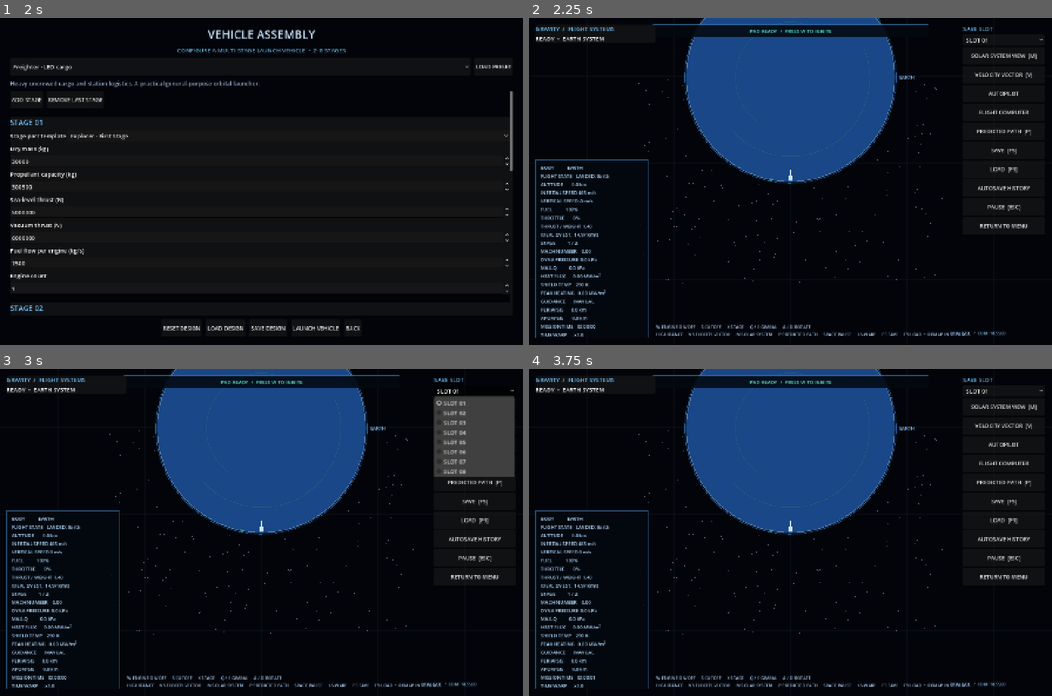
Above: before the commit, frames 1-4 (two rows, left to right).
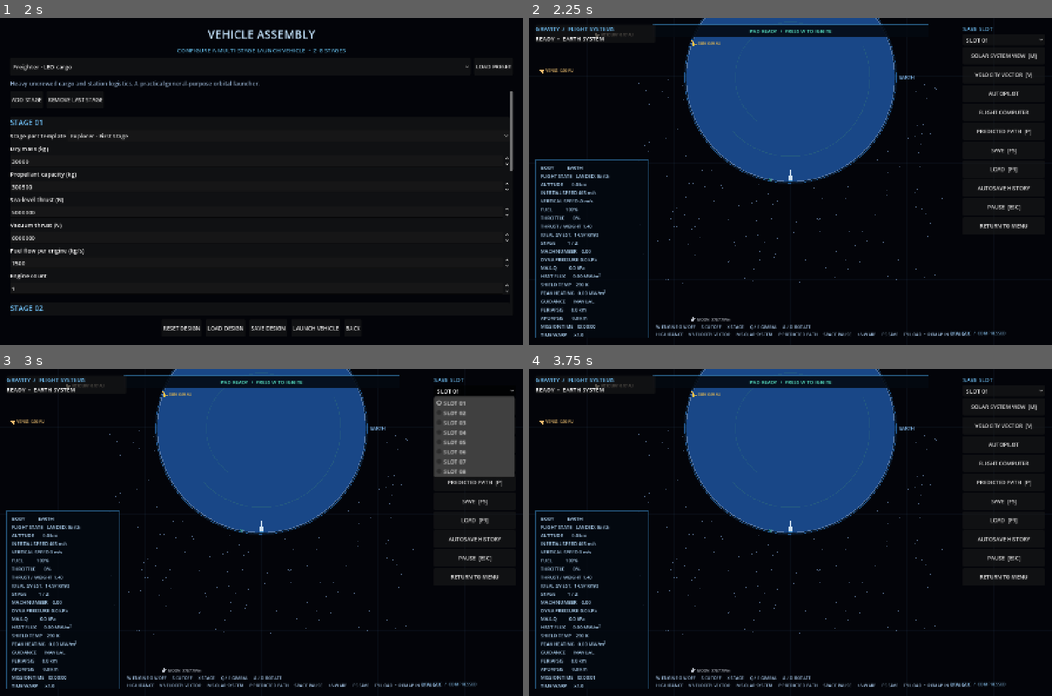
Above: after the commit, the same moments.

Repository: Blagos1195/Gravity-simulator
Game: Godot game, scene res://scenes/main.tscn
The game is run twice, just before and just after one commit, with the same random seed, the same clock (stepped at 60 frames per second) and the same inputs.
Inputs:
- Up to frame 1 (2 s): click "NEW GAME" at 0.5 s; click "CONTINUE TO ROCKET BUILDER" at 1.25 s
- Up to frame 2 (2.25 s): click "LAUNCH VEHICLE" at 2 s
- Up to frame 3 (3 s): click "SLOT 01" at 2.75 s
- Up to frame 4 (3.75 s): click "SOLAR SYSTEM VIEW [M]" at 3.5 s

Frame 1 is identical in both runs. In frame 2, 0.2% of the frame differs, in the area x 2-39%, y 4-93%; in frame 3, 0.2%; in frame 4, 0.2%.

Commit message:
Extend continuous camera zoom and add offscreen body indicators

Diff:
--- a/Gravity/scripts/simulation_view.gd
+++ b/Gravity/scripts/simulation_view.gd
@@ -1245,12 +1245,12 @@
 			if show_solar_system:
 				solar_map_zoom = minf(8.0, solar_map_zoom * 1.2)
 			else:
-				camera_zoom = minf(0.0025, camera_zoom * 1.2)
+				camera_zoom = minf(0.02, camera_zoom * 1.2)
 		elif event.button_index == MOUSE_BUTTON_WHEEL_DOWN:
 			if show_solar_system:
 				solar_map_zoom = maxf(0.25, solar_map_zoom / 1.2)
 			else:
-				camera_zoom = maxf(0.0000005, camera_zoom / 1.2)
+				camera_zoom = maxf(0.00000000002, camera_zoom / 1.2)
 
 func _draw_atmosphere(center: Vector2, planet_radius: float, atmosphere_height: float, atmosphere_color: Color) -> void:
 	if atmosphere_height <= 0.0:
@@ -1330,6 +1330,11 @@
 		_draw_solar_system(view_center)
 		_draw_hud()
 		return
+	if camera_zoom <= 0.0000000002:
+		_draw_full_system_zoom(view_center)
+		_draw_offscreen_body_indicators(view_center, altitude_visual_scale)
+		_draw_hud()
+		return
 
 	if show_grid:
 		_draw_grid(view_center)
@@ -1380,6 +1385,8 @@
 		if soi_pixels > destination_radius and soi_pixels < 1200.0:
 			draw_arc(destination_screen, soi_pixels, 0.0, TAU, 100, Color(0.35, 0.72, 1.0, 0.22), 1.0)
 
+	_draw_offscreen_body_indicators(rocket_screen, altitude_visual_scale)
+
 	if show_orbit:
 		_draw_orbit(rocket_screen, world_scale_factor)
 
@@ -1405,6 +1412,84 @@
 		draw_string(ThemeDB.fallback_font, velocity_end + Vector2(6, 0), "V", HORIZONTAL_ALIGNMENT_LEFT, -1, 12, Color(0.25, 0.9, 0.55))
 
 	_draw_hud()
+
+
+func _draw_full_system_zoom(view_center: Vector2) -> void:
+	var states: Dictionary = _ephemeris_states_at(sim_time)
+	var bodies: Array = states.get("bodies", [])
+	var scale := camera_zoom * _visual_scale()
+	var sun_position := Vector2.ZERO
+	for body_variant in bodies:
+		var body: Dictionary = body_variant
+		if str(body.get("name", "")) == "Sun":
+			sun_position = Vector2(body.get("position", Vector2.ZERO))
+			break
+	var sun_screen := view_center + (sun_position - rocket_position) * scale
+	for planet in PlanetarySystem.PLANETS:
+		var orbit_radius := float(planet.a) * PlanetarySystem.ASTRONOMICAL_UNIT * scale
+		if orbit_radius > 2.0 and orbit_radius < maxf(size.x, size.y) * 1.5:
+			draw_arc(sun_screen, orbit_radius, 0.0, TAU, 160, Color(0.28, 0.43, 0.58, 0.28), 1.0)
+	for body_variant in bodies:
+		var body: Dictionary = body_variant
+		var body_name := str(body.get("name", ""))
+		var body_position: Vector2 = Vector2(body.get("position", Vector2.ZERO))
+		var screen_position := view_center + (body_position - rocket_position) * scale
+		if screen_position.x < -24.0 or screen_position.x > size.x + 24.0 or screen_position.y < -24.0 or screen_position.y > size.y + 24.0:
+			continue
+		var body_radius := clampf(float(body.get("radius", 1.0)) * scale, 1.5, 9.0)
+		var body_color: Color
+		if body_name == "Sun":
+			body_color = PlanetarySystem.system_visual_color()
+			draw_circle(screen_position, body_radius + 5.0, Color(body_color.r, body_color.g, body_color.b, 0.14))
+		else:
+			body_color = PlanetarySystem.planet_visual_data(body_name).get("color", Color(0.72, 0.78, 0.86))
+		draw_circle(screen_position, body_radius, body_color)
+		if body_radius >= 2.0 or body_name in ["Sun", "Earth", "Moon"]:
+			var label_position := screen_position + Vector2(body_radius + 4.0, 3.0)
+			draw_string(ThemeDB.fallback_font, label_position, body_name.to_upper(), HORIZONTAL_ALIGNMENT_LEFT, -1, 9, body_color.lightened(0.2))
+	draw_circle(view_center, 3.0, Color(0.3, 1.0, 0.65))
+	draw_string(ThemeDB.fallback_font, view_center + Vector2(7.0, -7.0), "ROCKET", HORIZONTAL_ALIGNMENT_LEFT, -1, 9, Color(0.4, 1.0, 0.72))
+	draw_string(ThemeDB.fallback_font, Vector2(18.0, 20.0), "SOLAR SYSTEM  •  ROCKET-CENTRED VIEW", HORIZONTAL_ALIGNMENT_LEFT, -1, 12, Color(0.55, 0.8, 1.0))
+
+func _draw_offscreen_body_indicators(view_center: Vector2, scale: float) -> void:
+	var states: Dictionary = _ephemeris_states_at(sim_time)
+	var candidates: Array[Dictionary] = []
+	for body_variant in states.get("bodies", []):
+		var body: Dictionary = body_variant
+		var body_name := str(body.get("name", ""))
+		var body_position: Vector2 = Vector2(body.get("position", Vector2.ZERO))
+		var screen_position := view_center + (body_position - rocket_position) * scale
+		if screen_position.x >= 0.0 and screen_position.x <= size.x and screen_position.y >= 0.0 and screen_position.y <= size.y:
+			continue
+		var distance := body_position.distance_to(rocket_position)
+		var color: Color = PlanetarySystem.system_visual_color() if body_name == "Sun" else PlanetarySystem.planet_visual_data(body_name).get("color", Color(0.72, 0.78, 0.86))
+		candidates.append({"name": body_name, "distance": distance, "direction": (screen_position - view_center).normalized(), "color": color})
+	candidates.sort_custom(func(a: Dictionary, b: Dictionary) -> bool: return float(a.distance) < float(b.distance))
+	var count := mini(4, candidates.size())
+	for index in range(count):
+		var candidate: Dictionary = candidates[index]
+		var direction: Vector2 = candidate.direction
+		if direction.length_squared() < 0.0001:
+			continue
+		var half_size := size * 0.5 - Vector2(34.0, 34.0)
+		var edge_distance := INF
+		if absf(direction.x) > 0.0001:
+			edge_distance = minf(edge_distance, half_size.x / absf(direction.x))
+		if absf(direction.y) > 0.0001:
+			edge_distance = minf(edge_distance, half_size.y / absf(direction.y))
+		var edge_position := view_center + direction * edge_distance
+		edge_position.y = clampf(edge_position.y + (float(index) - float(count - 1) * 0.5) * 24.0, 28.0, size.y - 28.0)
+		var color: Color = candidate.color
+		var side := direction
+		var tip := edge_position + side * 9.0
+		var base := edge_position - side * 7.0
+		var perpendicular := Vector2(-side.y, side.x)
+		draw_colored_polygon(PackedVector2Array([tip, base + perpendicular * 6.0, base - perpendicular * 6.0]), color)
+		var distance_text := "%.2f AU" % (float(candidate.distance) / PlanetarySystem.ASTRONOMICAL_UNIT) if float(candidate.distance) >= 1000000000.0 else _format_distance(float(candidate.distance))
+		var label := "%s  %s" % [str(candidate.name).to_upper(), distance_text]
+		var label_offset := Vector2(12.0, 4.0) if direction.x < 0.7 else Vector2(-150.0, 4.0)
+		draw_string(ThemeDB.fallback_font, edge_position + label_offset, label, HORIZONTAL_ALIGNMENT_LEFT, 145, 10, color)
+
 
 func _draw_solar_label(label: String, anchor: Vector2, font_size: int, color: Color, occupied: Array[Rect2]) -> void:
 	var font: Font = ThemeDB.fallback_font
